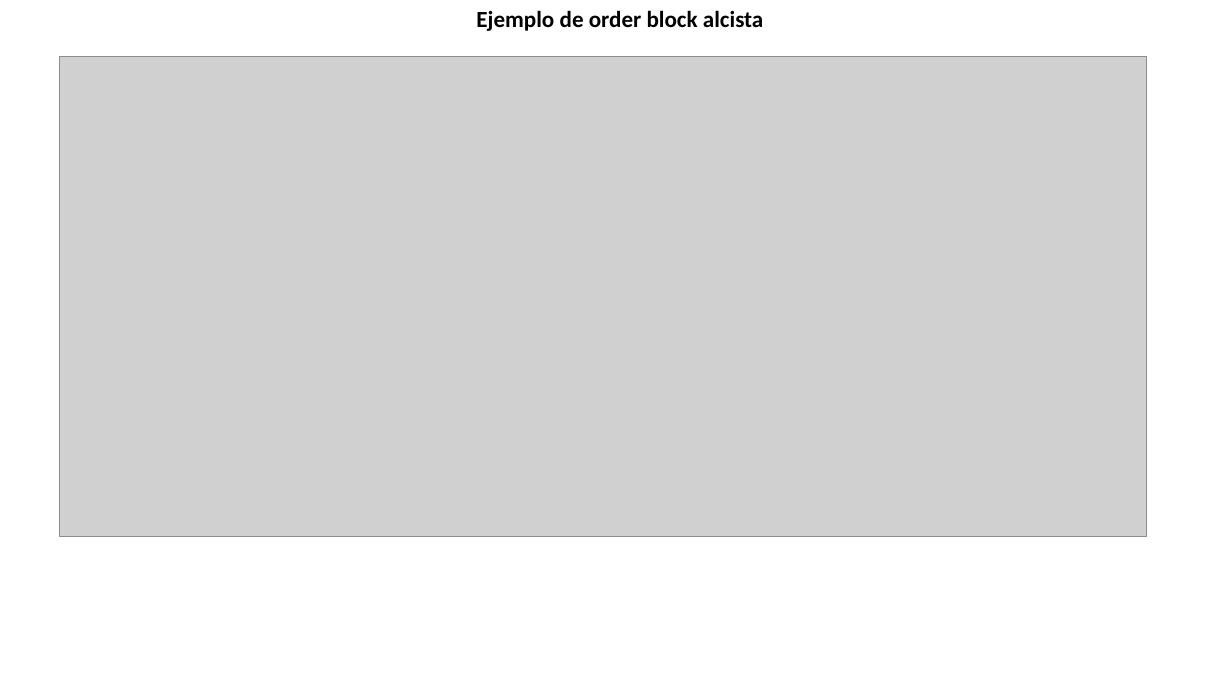
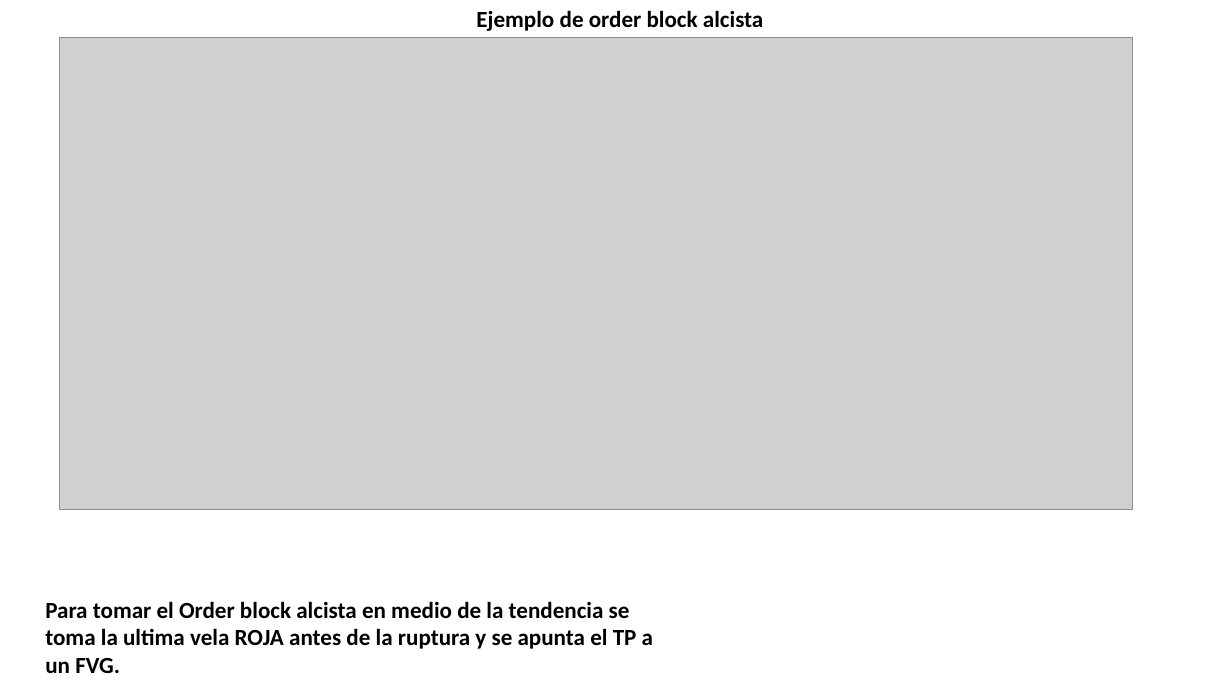
Before and after one commit to Edd1eware/Yields_Academy, a slide deck: slide 32 of Manual_YIELDS_ACADEMY.pptx. Drawn at 1232x693 pixels with LibreOffice and Linux fonts; fonts in the diff are those of the drawing; grey boxes stand for pictures. Boxes give left, top, right and bottom in pixels: in the first picture for what was removed or moved away, otherwise in the second. Text is boxed around its words. In the diff, an @@ line names an element or a change of style, - is before the commit and + after.

Commit message:
update orderblocks

```diff
--- a/Manual_YIELDS_ACADEMY.pptx
+++ b/Manual_YIELDS_ACADEMY.pptx
@@ picture resized from (x1=59, y1=57, x2=1147, y2=537) to (x1=60, y1=37, x2=1133, y2=510) @@
@@ text added at (x1=45, y1=601, x2=653, y2=673), 18 pt, text #000000, bold @@
+Para tomar el Order block alcista en medio de la tendencia se toma la ultima vela ROJA antes de la ruptura y se apunta el TP a un FVG.
```
Also in this commit, not shown: 5 slides added.
